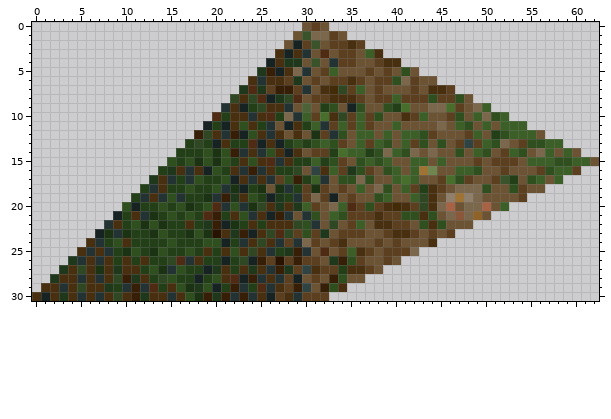
Pixel-art sprite -- godot-viewer/assets/tiles/terrain/openrct2_placeholder/grass/slope_14.png. Above: the version before the commit.
The file is 63x31 pixels.
After the commit:
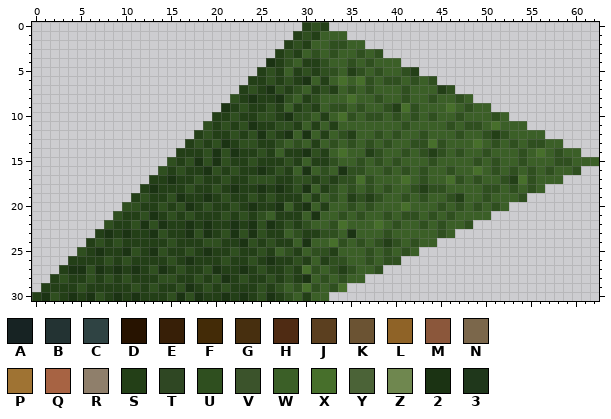
Palette (. is transparent): A #172323  B #233333  C #2f4343  D #271300  E #371f07  F #432b07  G #472f0f  H #4f2b13  J #5b3f1f  K #6b5333  L #8f6327  M #8b573b  N #7b674b  P #9f7333  Q #a76343  R #8f7f6b  S #233f17  T #2f4723  U #2f4f1f  V #3b532b  W #3b5f27  X #476f2b  Y #4b6337  Z #6f874f  2 #1b3313  3 #1f371b
What changed:
Changed rows in their new state; - is an unchanged pixel.
first column x 0:
 0 ------------------------------SUS------------------------------
 1 -----------------------------SUSWWW----------------------------
 2 ----------------------------SUSWWUUWW--------------------------
 3 ---------------------------SUSWUWUWWU-U------------------------
 4 --------------------------2SUWSSUWWUWUWWW----------------------
 5 -------------------------SUSWSUSUUWSUWUWW-S--------------------
 6 ------------------------SSUSUS2WSWXWXUWU-WUWU------------------
 7 -----------------------SUS2USUWSUSWU-UWWWUWWWSU----------------
 8 ----------------------US2SS2UWSUWWWXWWUW-UWW-WW-W--------------
 9 ---------------------2SU-SUSWSUSW-UW-WW---UWWW-WUW-------------
10 --------------------S-USSUU-2UUWSWXU-U-WUWU-UWW-W-W------------
11 -------------------U-US-2-SUUSWSWS-W-WWW-UWWWWU--U-X-----------
12 ------------------SUSSUS-2US2W2WSW-S--U-U---WWWUW-U-----W------
13 ------------------U-U2-UUSSUW-WS--WU-U--W-U-X-WWWX--WUW--------
14 ----------------------2SSUSWSS2USW-----W--WUSUW-W--WW--WX-U-W--
15 -----------------------S-SSSU-WS--WW----UW--U-WWWUWUWWU-------W
16 --------------USUSS2--USS2SU-W2WU-2U-WW--U-UWWU--XWUWUWUW---U--
17 -------------SS2-S----SSUUUSSUUSUS--X-WW---UWW--WUWWU-X--W-----
18 -------------2S------S-S--S-SU2WSUWU-UW-W-U-UUWWWW-UW-WUW------
19 ------------USS-2---SUSS--US-SWSWUWSUS--WU-UWWUSWWUWWWU--------
20 -----------U--------SS-S-SS2WS2WSW-UW-WWWXWWWUWUWUWU-----------
21 ---------U-SU------SSUS-SUWSSSW2W--WUWWUW--W-WUWWWW------------
22 --------US-------2-2SS--2U2SUS-WWUXW-WXWUWW-W-WWU--------------
23 -------S-S----------SU2U2USSWUSSUUW2WWWUWWWWWUW----------------
24 ------SU--S----------S-2USUSSW2WWXUWUWUSUWUWW------------------
25 -----US2S----------2-S-SSUSWUSWUUSW-WUWUWUW--------------------
26 ----SSSSU-U-S--US2S--U-SUS2SSUSWSUUWWUWUU----------------------
27 ---S22U-S2S2---S---U2S-2SUSSUSXUWU-UWWU------------------------
28 --SUSSUSUSUSS-U---U--2SUSSUSUS2WUW-WW--------------------------
29 -SSSSUSSS-SUSU-S--S-SUSS-USUWUXUW-X----------------------------
30 S2US2S2US2S2SSSU2--SS2S2SU2SUWSWW------------------------------
Pixel boxes of the changes (left, top, right, bottom) in both pictures:
changed: (32, 22, 599, 301)
